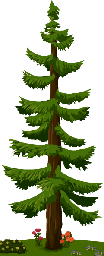
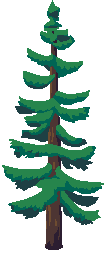
Before/after of a 104×256 layered artwork. What changed in the layer stack:
renamed "Layer 1" to "Layer 2", painted on it over [0, 0, 104, 256]
removed layer "Background" over [0, 0, 104, 256]